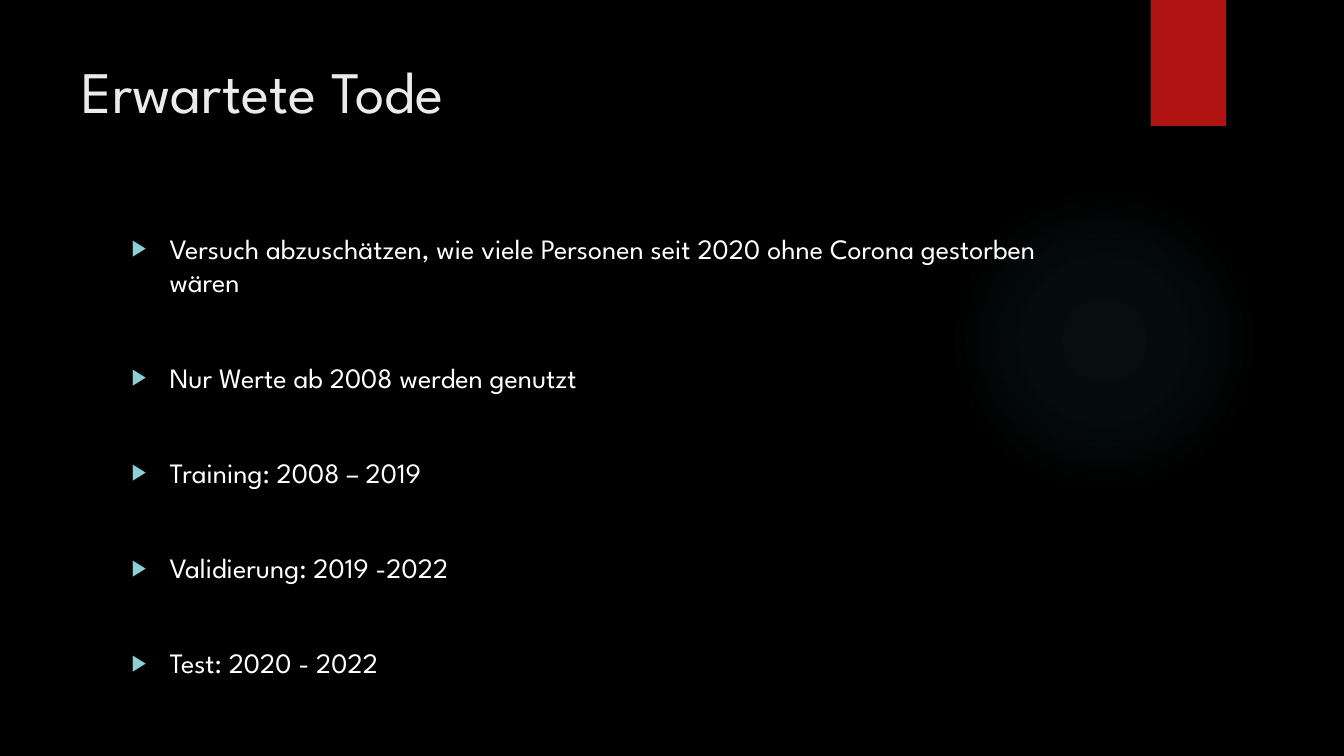
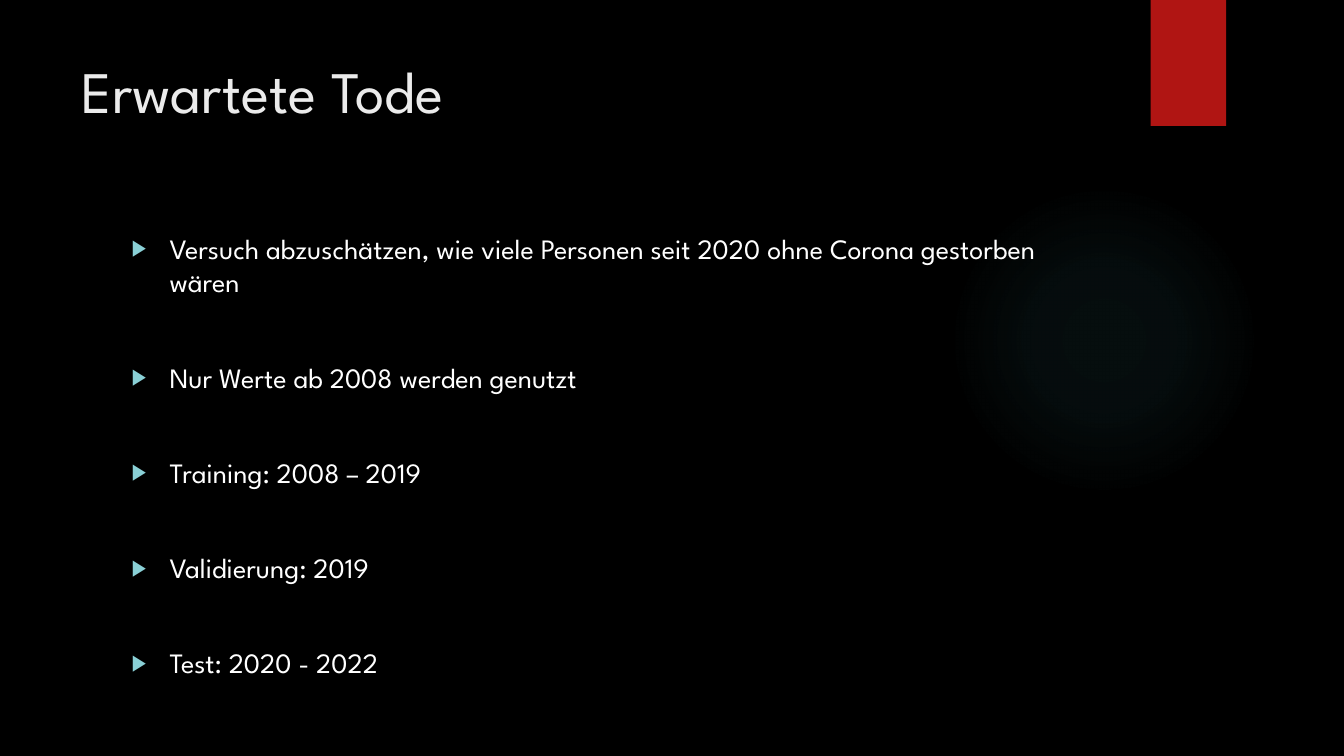
Before and after one commit to Flatric/PMDS, a slide deck: slide 3 of Präsi/Zwischenstand SW6.pptx. Drawn at 1344x756 pixels with LibreOffice and Linux fonts; fonts in the diff are those of the drawing; background and template pictures are left out. Boxes give left, top, right and bottom in pixels: in the first picture for what was removed or moved away, otherwise in the second. Text is boxed around its words. In the diff, an @@ line names an element or a change of style, - is before the commit and + after.

```diff
--- a/Präsi/Zwischenstand SW6.pptx
+++ b/Präsi/Zwischenstand SW6.pptx
@@ text at bbox=[170, 558, 368, 584]: text changed @@
-▶ Validierung: 2019 -2022
+▶ Validierung: 2019
```
Also in this commit, not shown: 4 other slides changed.
